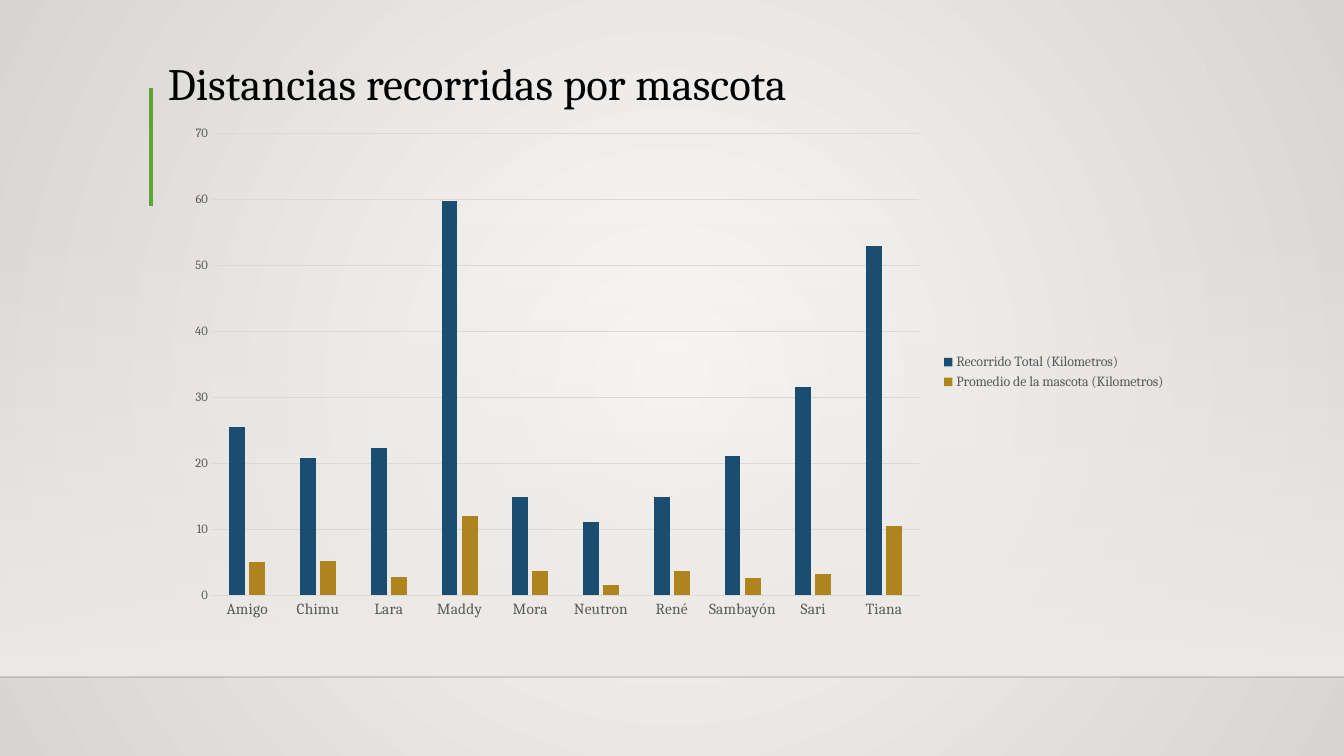
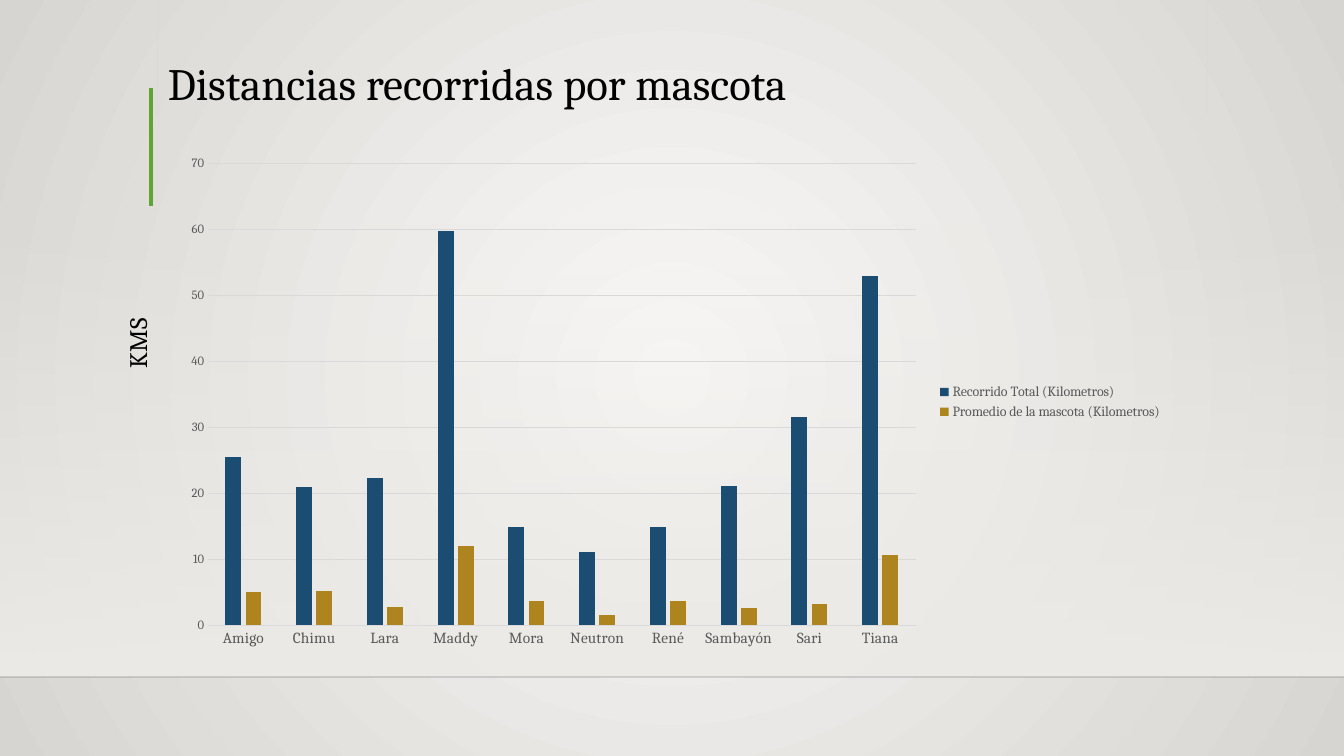
Before and after one commit to Siriusg2/resumenipa, a slide deck: slide 10 of excel_reports/IPApresentacion.pptx (slide 11 before the commit). Drawn at 1344x756 pixels with LibreOffice and Linux fonts; fonts in the diff are those of the drawing; background and template pictures are left out. Boxes give left, top, right and bottom in pixels: in the first picture for what was removed or moved away, otherwise in the second. Text is boxed around its words. In the diff, an @@ line names an element or a change of style, - is before the commit and + after.

```diff
--- a/excel_reports/IPApresentacion.pptx
+++ b/excel_reports/IPApresentacion.pptx
@@ column chart: place and size @@
-column chart at [175,116,1177,629]
+column chart at [171,145,1173,658]
@@ text added at [121,323,154,367], 18 pt, text #000000 @@
+KMS
```
Also in this commit, not shown: 3 other slides changed, 1 slide removed, 2 other files.
